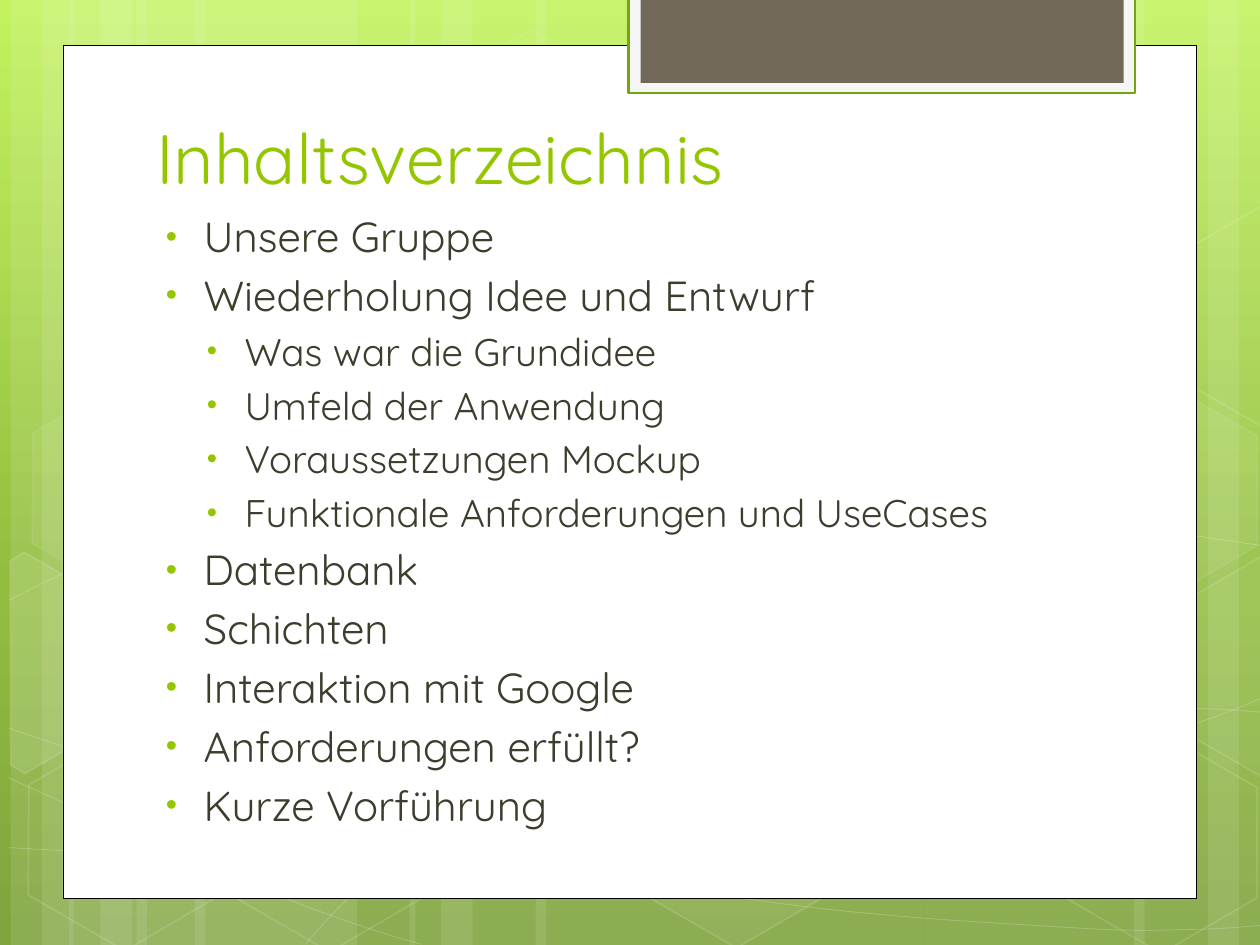
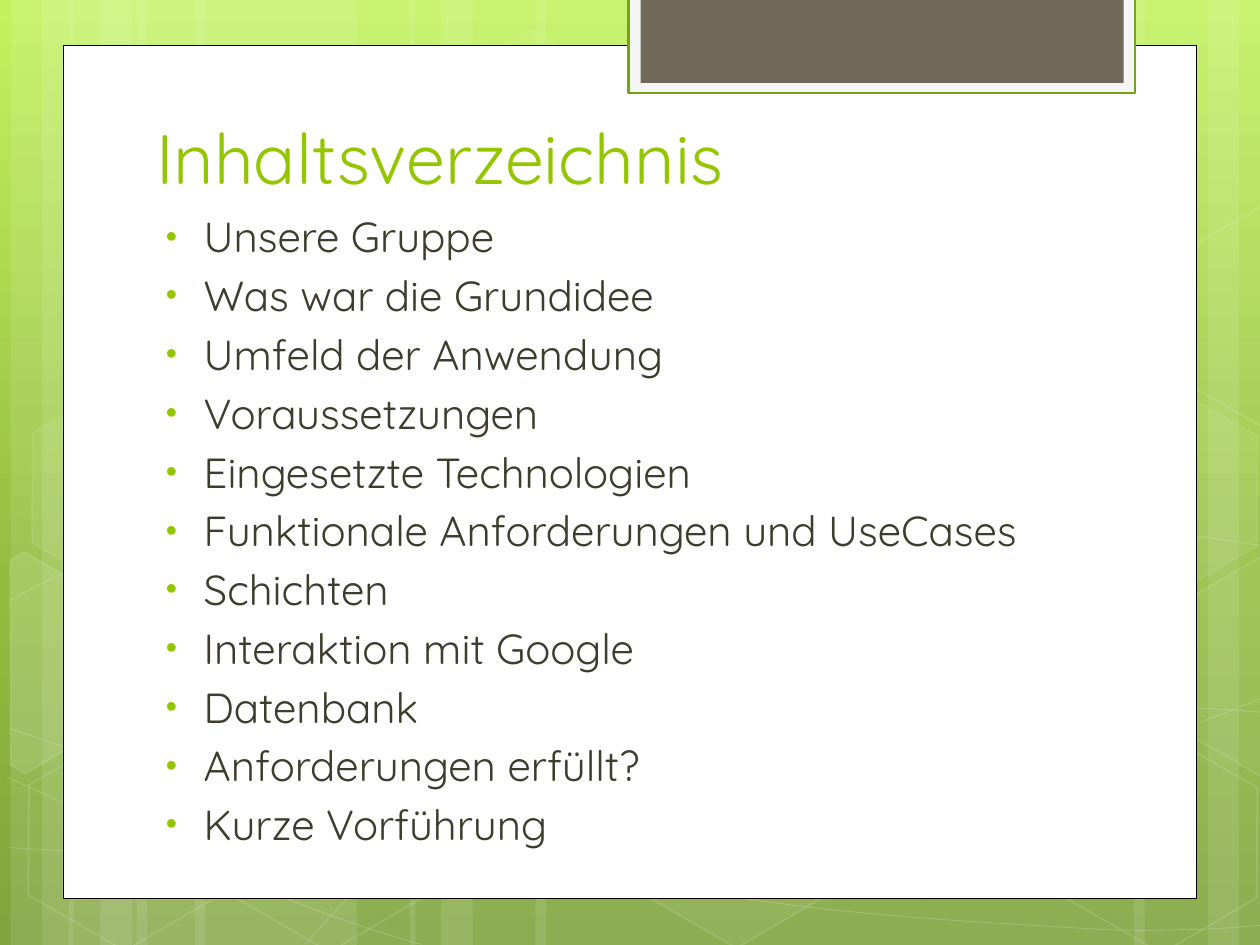
Before and after one commit to Yserz/Auto-B-Day, a slide deck: slide 2 of projectmanagement/presentations/3_Auto-B-Day_Endpraesentation.pptx. Drawn at 1260x945 pixels with LibreOffice and Linux fonts; fonts in the diff are those of the drawing. Boxes give left, top, right and bottom in pixels: in the first picture for what was removed or moved away, otherwise in the second. Text is boxed around its words. In the diff, an @@ line names an element or a change of style, - is before the commit and + after.

```diff
--- a/projectmanagement/presentations/3_Auto-B-Day_Endpraesentation.pptx
+++ b/projectmanagement/presentations/3_Auto-B-Day_Endpraesentation.pptx
@@ text at bbox=[204, 280, 815, 320]: paragraph removed @@
-• Wiederholung Idee und Entwurf
@@ text at bbox=[204, 280, 1016, 555]: size 22 to 24 pt in "Was war die Grundidee", "Umfeld der Anwendung", "Funktionale Anforderungen und UseCases"; list level 2 to 1 in "Was war die Grundidee"; list level 2 to 1 in "Umfeld der Anwendung"; list level 2 to 1 in "Funktionale Anforderungen und UseCases" @@
@@ text at bbox=[204, 399, 691, 497]: text changed; size 22 to 24 pt @@
-  • Voraussetzungen Mockup
+• Voraussetzungen
+• Eingesetzte Technologien
@@ text at bbox=[204, 554, 418, 586]: paragraph removed @@
-• Datenbank
@@ text at bbox=[204, 692, 418, 724]: paragraph added @@
+• Datenbank
```
Also in this commit, not shown: 4 other slides changed, 1 slide removed, 2 other files.
